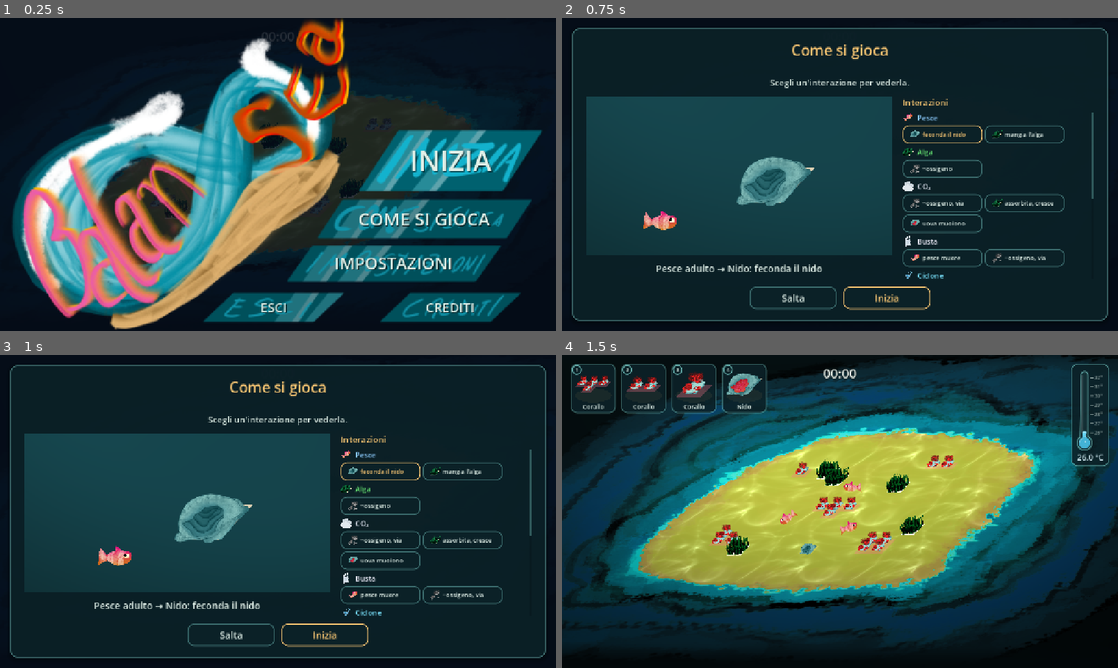
Above: before the commit, frames 1-4 (two rows, left to right).
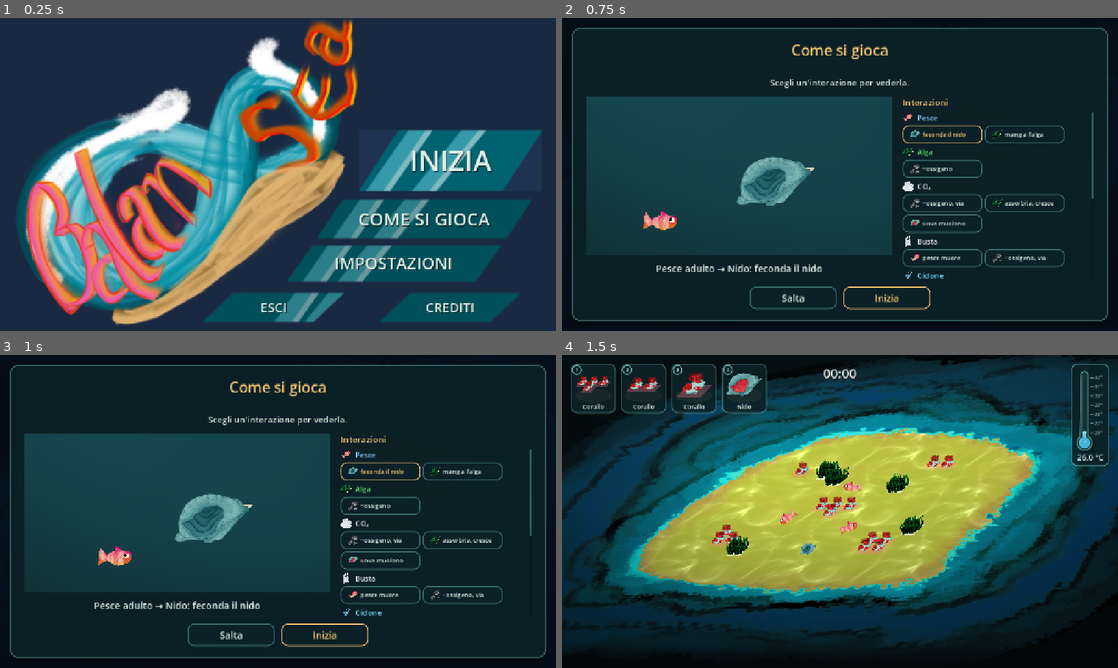
Above: after the commit, the same moments.

Repository: TakFog/rgj2026
Game: Godot game, scene res://main/main.tscn
The game is run twice, just before and just after one commit, with the same random seed, the same clock (stepped at 60 frames per second) and the same inputs. Sound files missing from this copy of the repository are replaced by a short silence.
Inputs:
- Up to frame 1 (0.25 s): no input
- Up to frame 2 (0.75 s): click "INIZIA" at 0.5 s
- Up to frame 3 (1 s): no input
- Up to frame 4 (1.5 s): click "Inizia" at 1.25 s

The runs differ from the first frame. In frame 1, 72% of the frame differs, in the area x 0-100%, y 0-100%; in frame 2, nothing differs; in frame 3, nothing differs; in frame 4, nothing differs.

Commit message:
Ship the text-free menu art and match the backdrop

Diff:
--- a/ui/b_main_menu.gd
+++ b/ui/b_main_menu.gd
@@ -6,7 +6,7 @@
 ## is the interface. Works while the tree is paused; clicking Inizia unpauses
 ## and hides the menu.
 
-## The painted menu: the master is `video/MENU.png`, this is the web-sized copy.
+## The painted menu: the master is `video/ciccio.png`, this is the web-sized copy.
 const MENU_TEXTURE: Texture2D = preload("res://assets/ui/menu.png")
 ## How much the hover/focus glow brightens a painted button.
 const GLOW_ALPHA := 0.22
@@ -63,7 +63,7 @@
 
 func _ready() -> void:
 	process_mode = Node.PROCESS_MODE_ALWAYS
-	color = SeaStyle.OVERLAY_COLOR
+	color = SeaStyle.MENU_BACKDROP_COLOR
 	mouse_filter = Control.MOUSE_FILTER_STOP
 	set_anchors_and_offsets_preset(Control.PRESET_FULL_RECT)
 	visible = true
--- a/ui/b_menu_hotspots.gd
+++ b/ui/b_menu_hotspots.gd
@@ -5,7 +5,7 @@
 ## hotspots follow it at any window size (GDD §9, painted title screen).
 
 ## The painting shipped as `assets/ui/menu.png`: the 5699×3341 master in
-## `video/MENU.png`, downscaled to 2048 px wide.
+## `video/ciccio.png`, downscaled to 2048 px wide.
 const ART_SIZE := Vector2(2048, 1200)
 
 ## Hotspot key -> its rect in fractions of the painting, in keyboard focus
--- a/ui/sea_style.gd
+++ b/ui/sea_style.gd
@@ -29,6 +29,9 @@
 const MENU_SEPARATION := 18
 ## Same translucent navy backdrop for every full-screen menu overlay.
 const OVERLAY_COLOR := Color(0.02, 0.05, 0.1, 0.85)
+## Opaque navy sampled from the painted title screen's background, so the
+## letterbox bars blend into the artwork at any window aspect.
+const MENU_BACKDROP_COLOR := Color(0.101961, 0.160784, 0.258824)
 ## Divider under a menu title: a short sea-glass rule, not a full-width
 ## separator. Keeps its decorative role without reading as default chrome.
 const DIVIDER_COLOR := Color(0.47, 0.8, 0.78, 0.3)
Binary file changed: assets/ui/menu.png
Not shown, changed: docs/superpowers/specs/2026-11-07-menu-art-design.md
